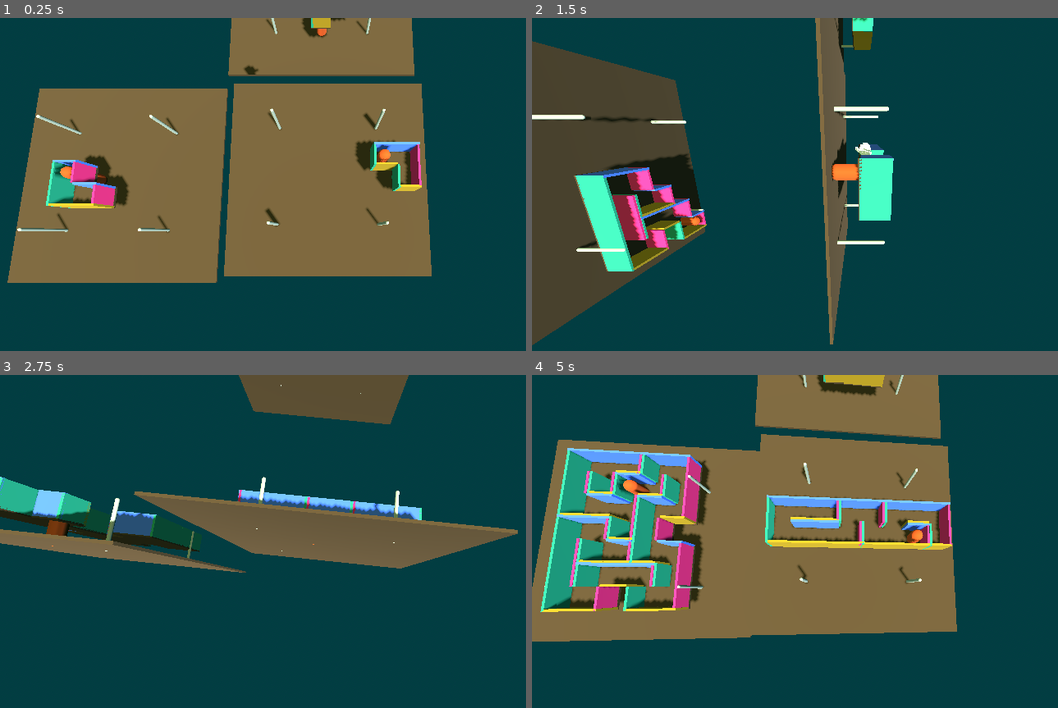
Above: before the commit, frames 1-4 (two rows, left to right).
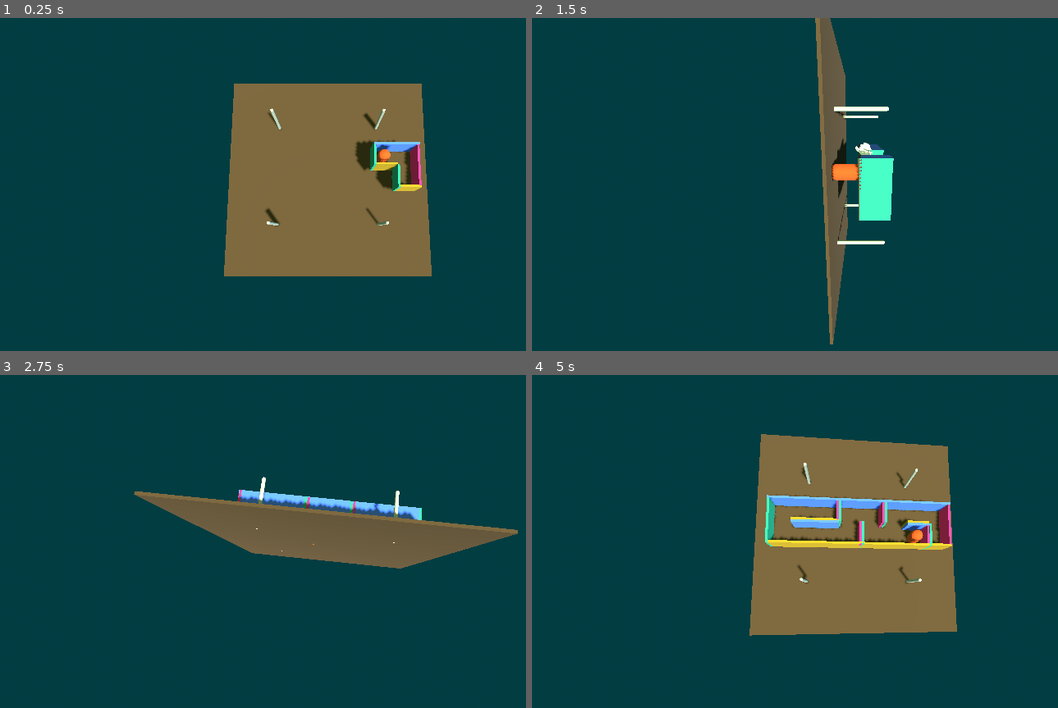
Above: after the commit, the same moments.

Repository: unblinky/gravity-guru
Game: Godot game, scene res://Main/Main.tscn
The game is run twice, just before and just after one commit, with the same random seed, the same clock (stepped at 60 frames per second) and the same inputs.
Inputs:
- Up to frame 1 (0.25 s): no input
- Up to frame 2 (1.5 s): hold D (tilt_right) 0.53-1.28 s; hold S (tilt_back) from 1.28 s (still down)
- Up to frame 3 (2.75 s): release S (tilt_back) at 2.03 s; hold D (tilt_right) from 2.03 s (still down)
- Up to frame 4 (5 s): release D (tilt_right) at 2.78 s; hold W (tilt_forward) 2.78-3.53 s; hold A (tilt_left) from 3.53 s (still down)

The runs differ from the first frame. In frame 1, 28% of the frame differs, in the area x 1-79%, y 0-80%; in frame 2, 22%; in frame 3, 8.5%; in frame 4, 30%, in the area x 0-78%, y 0-81%.

Commit message:
Quicksave.

Diff:
--- a/Code/Main/Main.tscn
+++ b/Code/Main/Main.tscn
@@ -38,9 +38,3 @@
 transform = Transform3D(1, 0, 0, 0, 1, 0, 0, 0, 1, 0, 11.753981, 0)
 
 [node name="Maze" parent="." unique_id=1318115514 instance=ExtResource("3_amygn")]
-
-[node name="Maze2" parent="." unique_id=1899769081 instance=ExtResource("3_amygn")]
-transform = Transform3D(1, 0, 0, 0, 1, 0, 0, 0, 1, -0.34305763, 0, -10.496012)
-
-[node name="Maze3" parent="." unique_id=1277623687 instance=ExtResource("3_amygn")]
-transform = Transform3D(1, 0, 0, 0, 1, 0, 0, 0, 1, -10.351547, 0, 0.29287338)
--- a/Code/Maze/Maze.gd
+++ b/Code/Maze/Maze.gd
@@ -11,7 +11,7 @@
 func _ready() -> void:
 	generate(randi_range(plot_min, plot_max), randi_range(plot_min, plot_max))
 
-func _process(delta: float) -> void:
+func _process(_delta: float) -> void:
 	if Input.is_action_pressed("tilt_left"):
 		rotation_degrees.z += 2.0
 	if Input.is_action_pressed("tilt_right"):
@@ -19,6 +19,9 @@
 	if Input.is_action_pressed("tilt_forward"):
 		rotation_degrees.x -= 2.0
 	if Input.is_action_pressed("tilt_back"):
+		# FIXME:
+		# What physics engine?
+		# Physics solution for rotating maze?
 		rotation_degrees.x += 2.0
 
 func generate(columns: int, rows: int):
